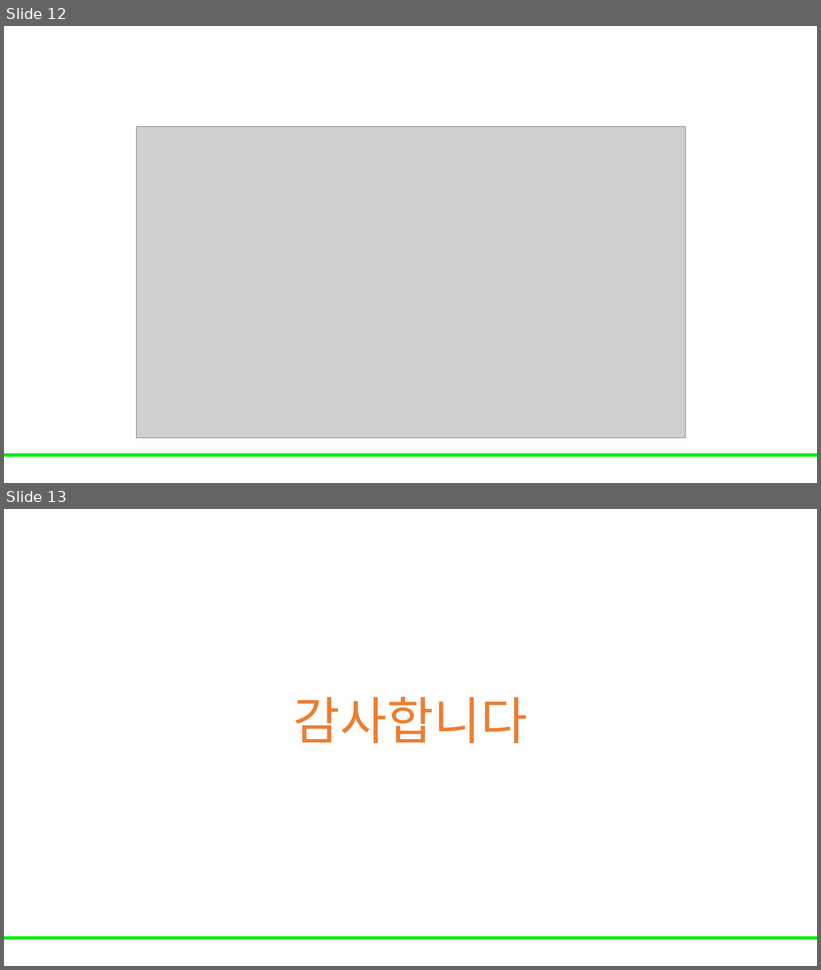
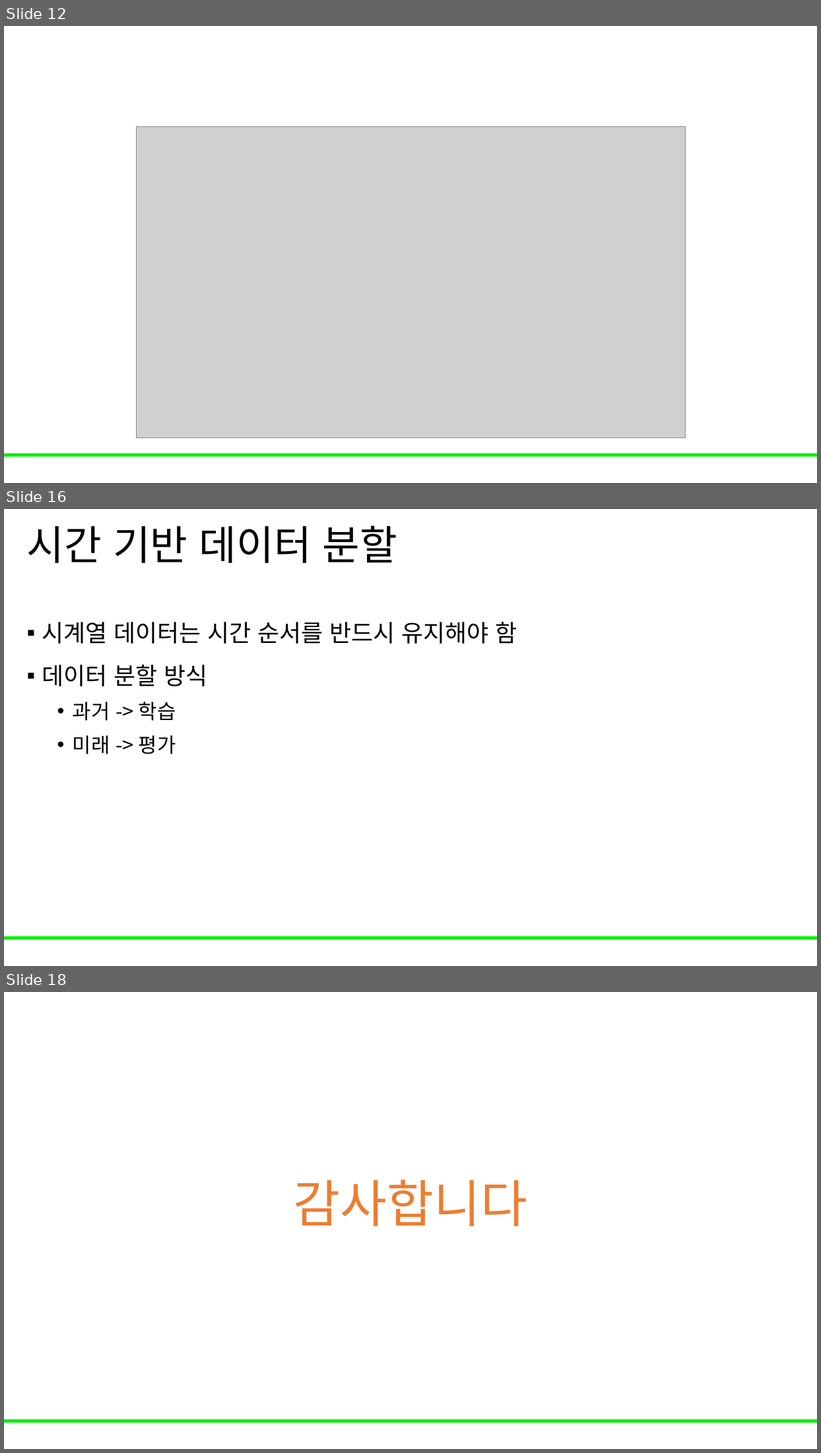
Before and after one commit to Leader-Lesson/KDT_RE_5th, a slide deck: material/5_AI/05_시계열 분석.pptx. Shown one above the other, each under a label of ours: slides 12 and 13 before the commit, slides 12, 16 and 18 after it; the slides between them are not shown. The pictures are 821x970 and 821x1453 pixels, drawn with LibreOffice and Linux fonts; fonts in the diff are those of the drawing; grey boxes stand for pictures; background and template pictures are left out. Boxes give left, top, right and bottom in pixels: in the first picture for what was removed or moved away, otherwise in the second. Text is boxed around its words. In the diff, an @@ line names an element or a change of style, - is before the commit and + after.

Commit message:
시계열 분석 ppt 업데이트

```diff
--- a/material/5_AI/05_시계열 분석.pptx
+++ b/material/5_AI/05_시계열 분석.pptx
@@ slide 16 added at (4, 509, 817, 966), background #FFFFFF; not listed: 1 template element that a slide beside it also shows @@
@@ title added at (27, 525, 397, 563), 48 pt, text #000000 @@
+시간 기반 데이터 분할
@@ text added at (42, 622, 517, 755), 28 pt, text #000000 @@
+▪ 시계열 데이터는 시간 순서를 반드시 유지해야 함
+▪ 데이터 분할 방식
+  • 과거 -> 학습
+  • 미래 -> 평가
@@ what was slide 13 is now slide 18 @@
```
Also in this commit, not shown: 4 other slides added.
